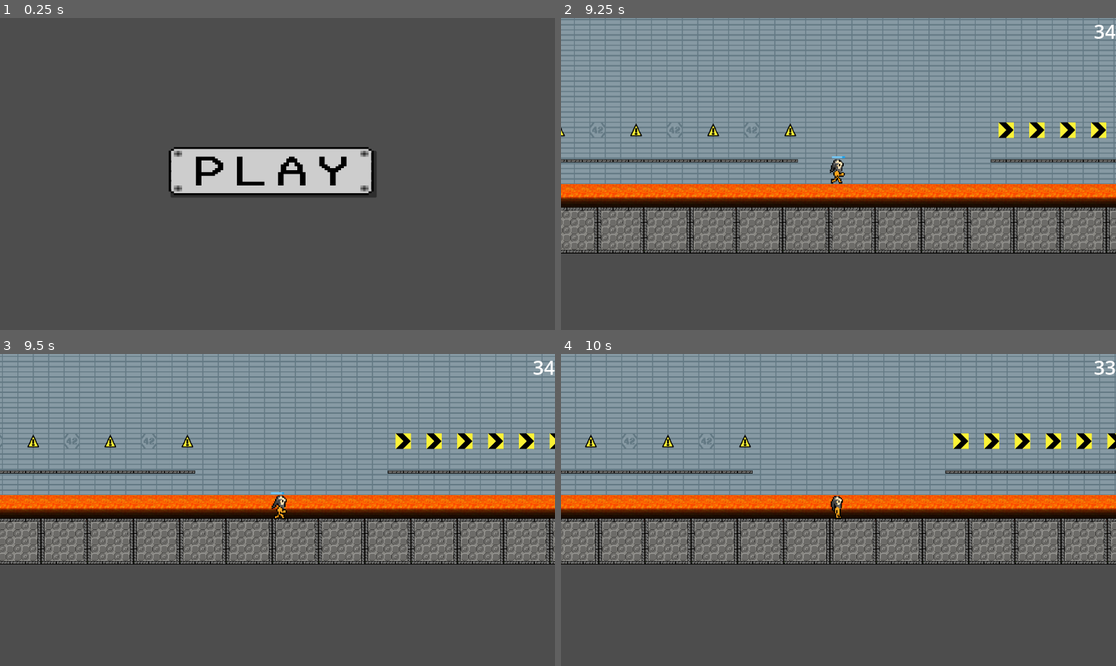
Above: before the commit, frames 1-4 (two rows, left to right).
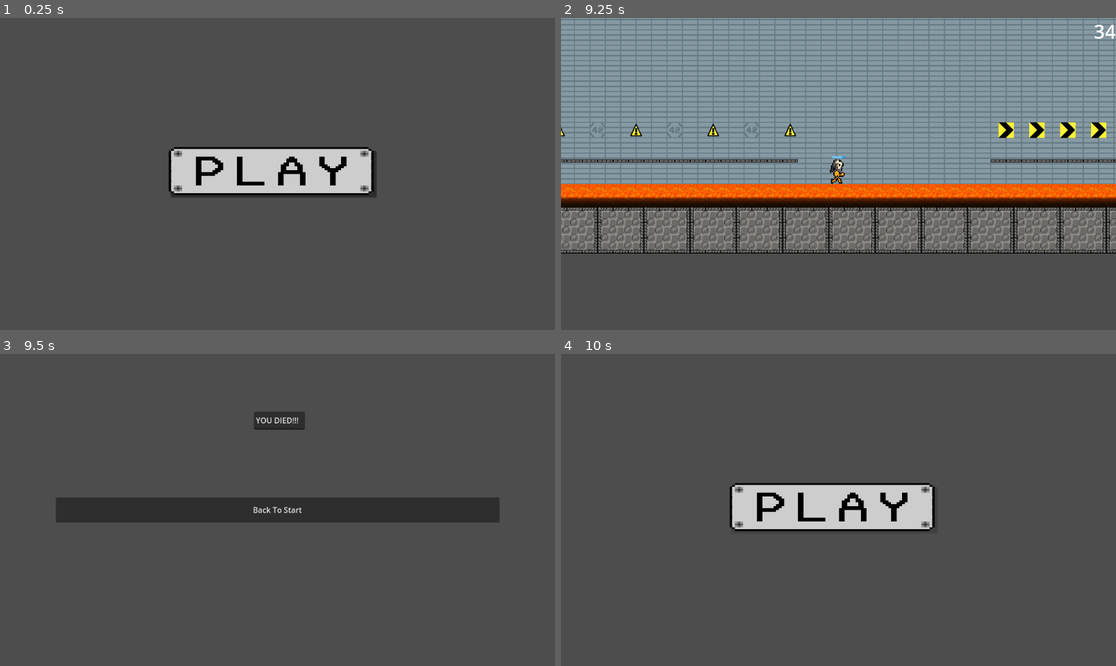
Above: after the commit, the same moments.

Repository: tristeceratops/42GameJam
Game: Godot game, scene res://recource/starting screen.tscn
The game is run twice, just before and just after one commit, with the same random seed, the same clock (stepped at 60 frames per second) and the same inputs.
Inputs (mouse positions are in pixels of both pictures, inside the frame that each line leads up to):
- Up to frame 1 (0.25 s): no input
- Up to frame 2 (9.25 s): click (832, 174) at 0.5 s; tap Enter at 1.25 s; move the mouse to (960, 158) at 1.27 s; hold S (crouch) 1.28-2.03 s; hold D (move_right) 1.28-2.78 s; tap Space (jump) at 1.52, 2.27, 3.77, 4.52, 5.27, 6.77, 7.52, 8.27 s; move the mouse to (727, 189) at 2.02 s; tap E (dash) every 2.25 s from 2.1 to 8.85 s; move the mouse to (894, 105) at 2.77 s; hold A (move_left) 2.78-3.53 s; click (894, 105) at 2.85 s; move the mouse to (810, 236) at 3.52 s; hold D (move_right) 3.53-5.03 s; tap S (crouch) at 3.6, 8.1 s; move the mouse to (1005, 220) at 4.27 s; move the mouse to (672, 127) at 5.02 s; hold A (move_left) 5.03-5.78 s; click (672, 127) at 5.1 s; move the mouse to (866, 174) at 5.77 s; hold D (move_right) 5.78-6.53 s; hold S (crouch) 5.78-6.53 s; move the mouse to (755, 96) at 6.52 s; hold A (move_left) 6.53-8.03 s; move the mouse to (960, 158) at 7.27 s; click (960, 158) at 7.35 s; move the mouse to (727, 189) at 8.02 s; hold D (move_right) from 8.03 s (still down); move the mouse to (894, 105) at 8.77 s
- Up to frame 3 (9.5 s): keep holding D (move_right)
- Up to frame 4 (10 s): release D (move_right) at 9.5 s; click (838, 510) at 9.5 s, where only the run after the commit has a clickable "Back To Start"

Frames 1-2 are identical in both runs. In frame 3, 65% of the frame differs, in the area x 0-100%, y 0-68%; in frame 4, 65%.

Commit message:
replace level thomas

Diff:
--- a/george-game/level/level_thomas.tscn
+++ b/george-game/level/level_thomas.tscn
@@ -1,10 +1,8 @@
-[gd_scene load_steps=10 format=4 uid="uid://vvy5admst54y"]
+[gd_scene load_steps=9 format=4 uid="uid://vvy5admst54y"]
 
 [ext_resource type="Texture2D" uid="uid://bwyi46cjn8qqu" path="res://art/tileset/big_set_1.png" id="1_c4ijh"]
 [ext_resource type="PackedScene" uid="uid://6as4jbekq0c3" path="res://recource/player.tscn" id="2_vni52"]
 [ext_resource type="PackedScene" uid="uid://tdbww7qbhgv8" path="res://recource/timer_canvas.tscn" id="3_0jjn7"]
-[ext_resource type="PackedScene" uid="uid://bv0trqfxr167k" path="res://testing stages/boss_level/door/door.tscn" id="4_2c5t4"]
-[ext_resource type="PackedScene" uid="uid://cratt5wfcovvp" path="res://recource/loading_zone.tscn" id="5_c7lxd"]
 
 [sub_resource type="TileSetAtlasSource" id="TileSetAtlasSource_1xrb5"]
 texture = ExtResource("1_c4ijh")
@@ -435,6 +433,9 @@
 physics_layer_0/collision_layer = 1
 sources/1 = SubResource("TileSetAtlasSource_03vy3")
 
+[sub_resource type="RectangleShape2D" id="RectangleShape2D_hr4j8"]
+size = Vector2(1824.25, 28.25)
+
 [node name="Level" type="Node2D"]
 
 [node name="Background" type="TileMapLayer" parent="."]
@@ -445,16 +446,19 @@
 tile_map_data = PackedByteArray("AAAAAIL/AQAAAAAAAAAAAIP/AQAAAAEAAAAAAIT/AQAAAAIAAAAAAIX/AQAAAAMAAAAAAIb/AQAAAAQAAAAAAI …(254576 unchanged characters)…
 tile_set = SubResource("TileSet_03brb")
 
+[node name="LavaArea2D" type="Area2D" parent="." groups=["traps"]]
+position = Vector2(1549, 78)
+collision_layer = 3
+collision_mask = 0
+
+[node name="CollisionShape2D" type="CollisionShape2D" parent="LavaArea2D"]
+position = Vector2(-541.125, -208)
+shape = SubResource("RectangleShape2D_hr4j8")
+debug_color = Color(0.878411, 0.298254, 0.432637, 0.42)
+
 [node name="player_node" parent="." instance=ExtResource("2_vni52")]
 position = Vector2(183, -217)
 
 [node name="Camera2D" type="Camera2D" parent="player_node"]
 
 [node name="TimerCanvas" parent="." instance=ExtResource("3_0jjn7")]
-
-[node name="Node2D" parent="." instance=ExtResource("4_2c5t4")]
-position = Vector2(1952, -1569)
-
-[node name="loading zone" parent="." instance=ExtResource("5_c7lxd")]
-position = Vector2(1969, -1569)
-next_level = "res://level/level_02_aai.tscn"
